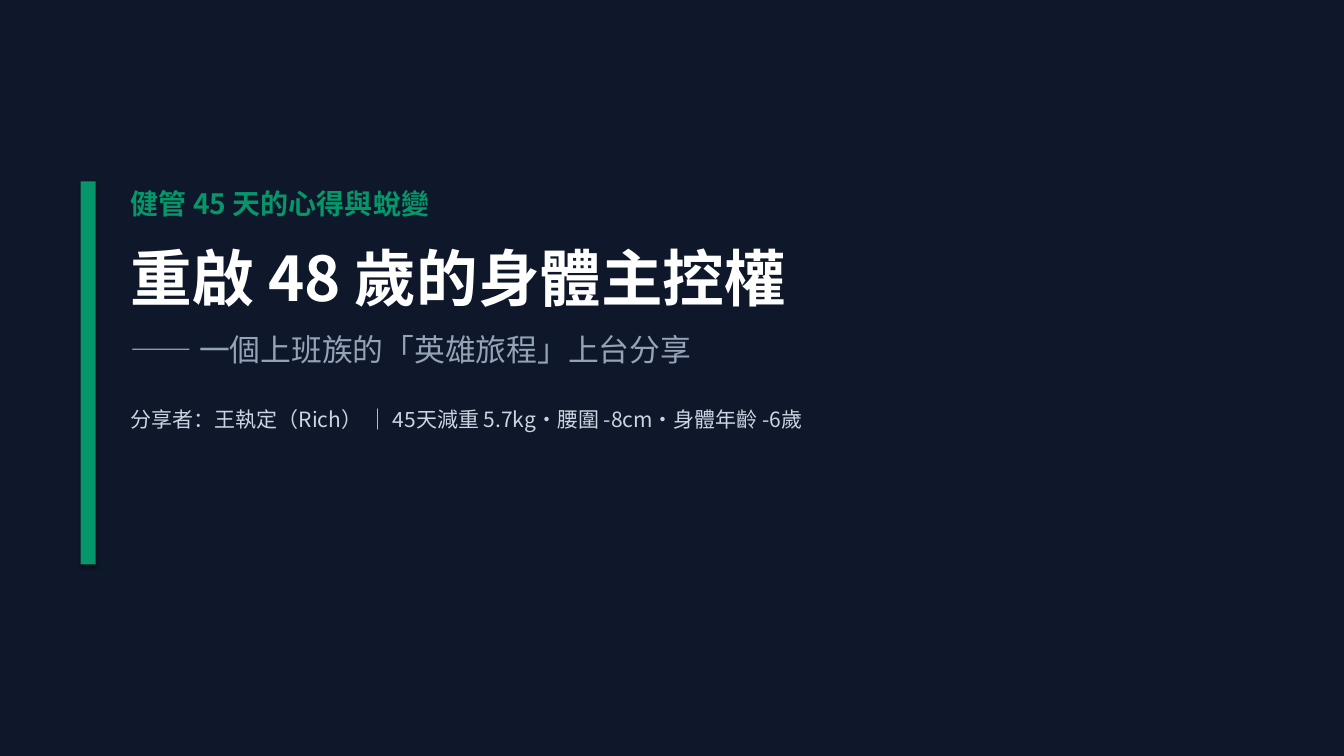
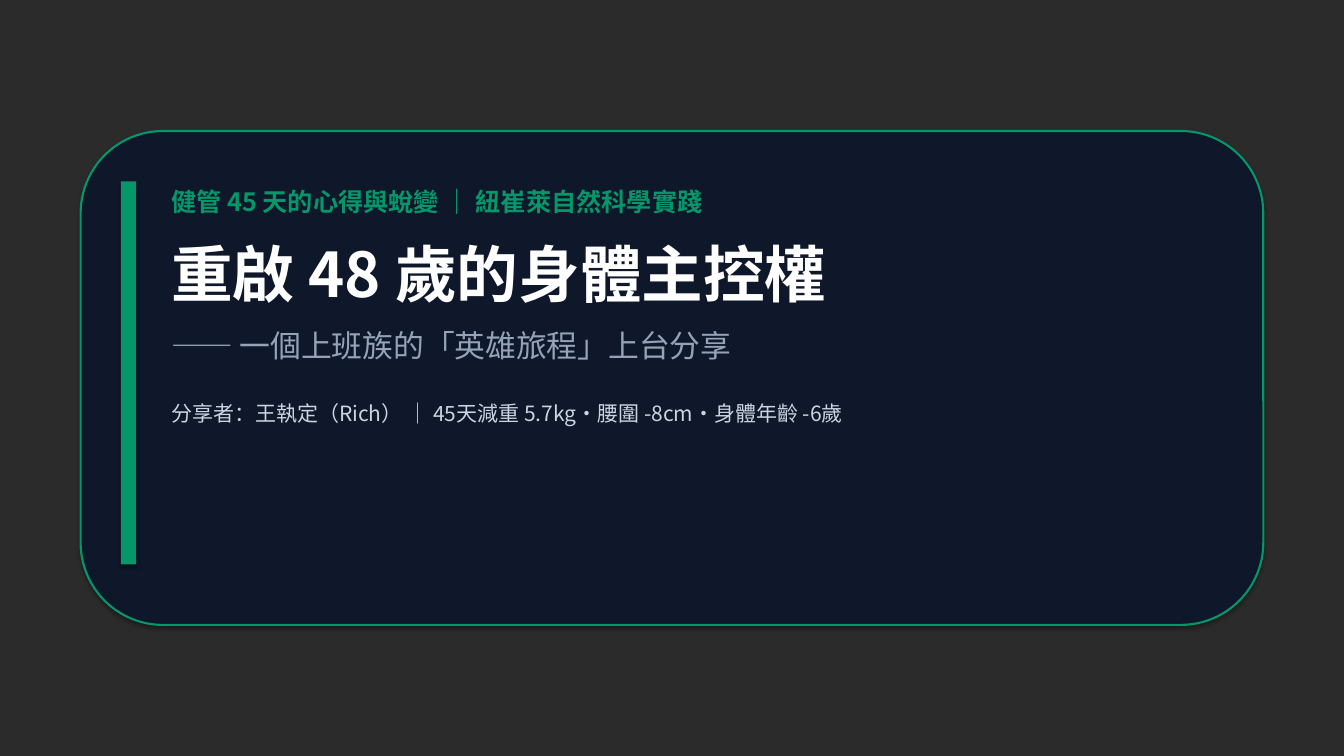
Before and after one commit to garfiwang/health-management-45days, a slide deck: slide 1 of 健管45天英雄旅程分享-王執定.pptx. Drawn at 1344x756 pixels with LibreOffice and Linux fonts; fonts in the diff are those of the drawing; background and template pictures are left out; a plain dark background stands for a picture behind light text. Boxes give left, top, right and bottom in pixels: in the first picture for what was removed or moved away, otherwise in the second. Text is boxed around its words. In the diff, an @@ line names an element or a change of style, - is before the commit and + after.

Commit message:
feat: 完成 OpenAI 紐崔萊風格 16:9 系列底圖生成，並完整套入英雄旅程投影片

```diff
--- a/健管45天英雄旅程分享-王執定.pptx
+++ b/健管45天英雄旅程分享-王執定.pptx
@@ background #FFFFFF to picture (left out) @@
@@ rectangle removed at (0,0,1344,756) @@
@@ rounded rectangle added at (81,131,1263,625), fill #0F172A, outline #059669 1.5 pt @@
@@ rectangle: place and size @@
-rectangle at (81,181,96,565)
+rectangle at (121,181,136,565)
@@ text "健管 45 天的心得與蛻變 ｜ 紐崔萊自然科學實踐": place and size @@
-text "健管 45 天的心得與蛻變 ｜ 紐崔萊自然科學實踐" at (131,190,803,432)
+text "健管 45 天的心得與蛻變 ｜ 紐崔萊自然科學實踐" at (171,189,843,426)
@@ text at (171,189,703,214): text changed; size 20 to 18 pt @@
-健管 45 天的心得與蛻變
+健管 45 天的心得與蛻變 ｜ 紐崔萊自然科學實踐
@@ text at (240,331,732,360): less space between paragraphs @@
```
Also in this commit, not shown: 10 other slides changed, 5 other files.
